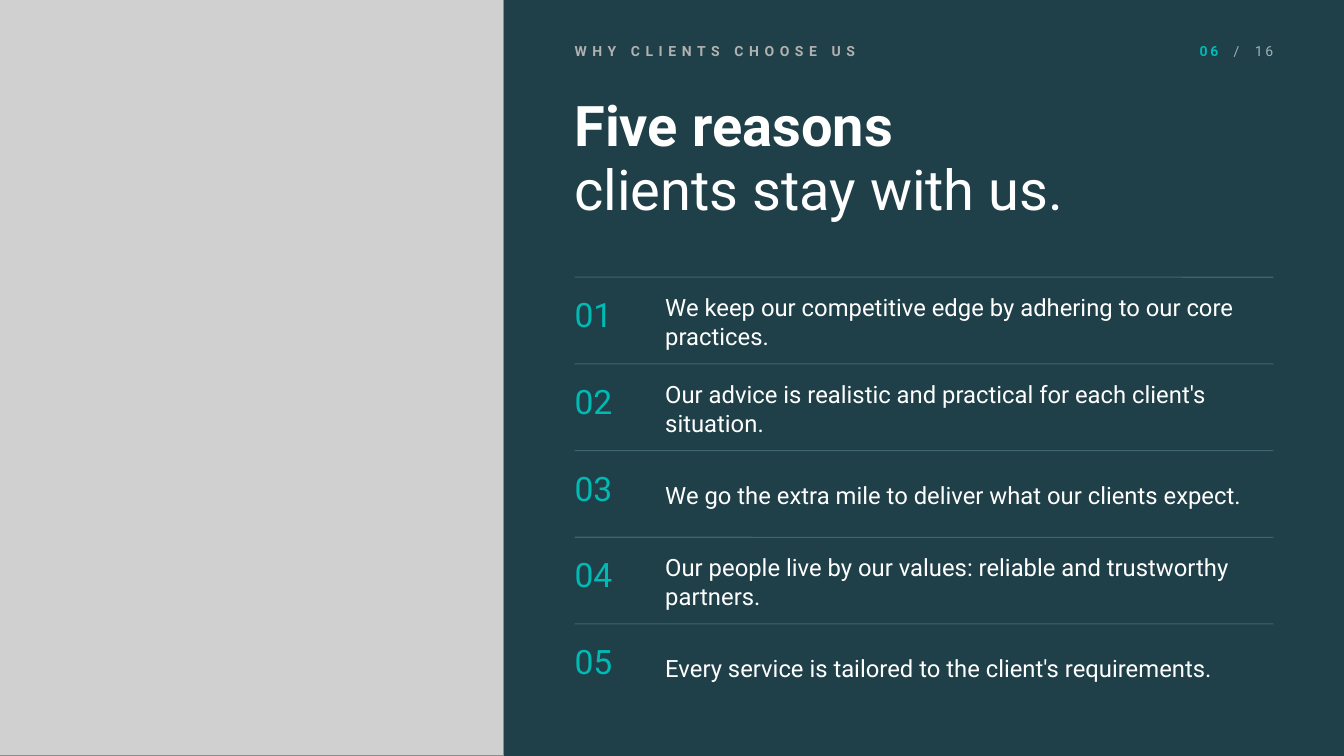
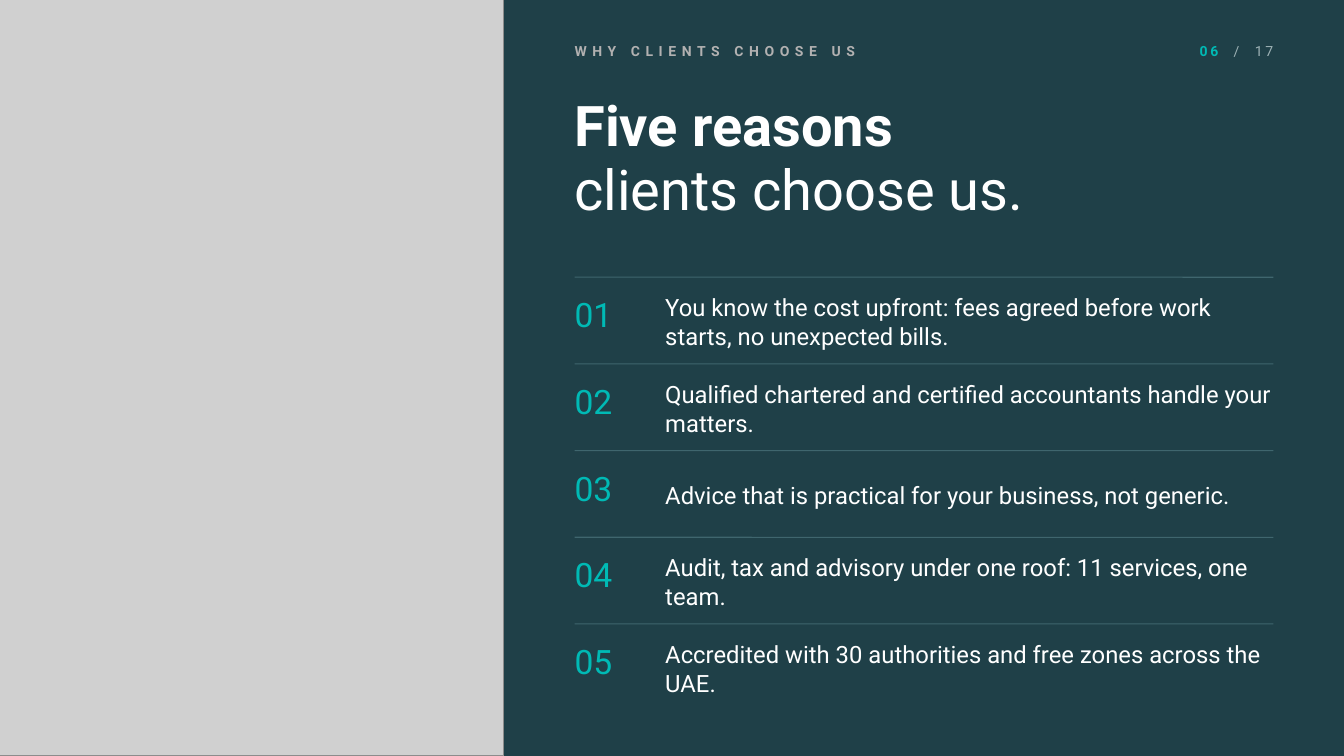
Before and after one commit to khaledsaifelnasr-afk/khsaif-content-studio, a slide deck: slide 6 of Profiles/al-suwaidi-2026/Al-Suwaidi-Company-Profile-2026-Noir.pptx. Drawn at 1344x756 pixels with LibreOffice and Linux fonts; fonts in the diff are those of the drawing; grey boxes stand for pictures. Boxes give left, top, right and bottom in pixels: in the first picture for what was removed or moved away, otherwise in the second. Text is boxed around its words. In the diff, an @@ line names an element or a change of style, - is before the commit and + after.

```diff
--- a/Profiles/al-suwaidi-2026/Al-Suwaidi-Company-Profile-2026-Noir.pptx
+++ b/Profiles/al-suwaidi-2026/Al-Suwaidi-Company-Profile-2026-Noir.pptx
@@ text at [1200, 46, 1274, 56]: text changed @@
-06 / 16
+06 / 17
@@ text at [575, 168, 1023, 211]: text changed @@
-clients stay with us.
+clients choose us.
@@ text at [665, 298, 1211, 350]: text changed @@
-We keep our competitive edge by adhering to our core practices.
+You know the cost upfront: fees agreed before work starts, no unexpected bills.
@@ text at [665, 385, 1271, 433]: text changed @@
-Our advice is realistic and practical for each client's situation.
+Qualified chartered and certified accountants handle your matters.
@@ text at [665, 486, 1229, 509]: text changed @@
-We go the extra mile to deliver what our clients expect.
+Advice that is practical for your business, not generic.
@@ text at [665, 558, 1247, 606]: text changed @@
-Our people live by our values: reliable and trustworthy partners.
+Audit, tax and advisory under one roof: 11 services, one team.
@@ text at [665, 645, 1261, 693]: text changed @@
-Every service is tailored to the client's requirements.
+Accredited with 30 authorities and free zones across the UAE.
```
Also in this commit, not shown: 15 other slides changed, 1 slide added, 1 other file.
